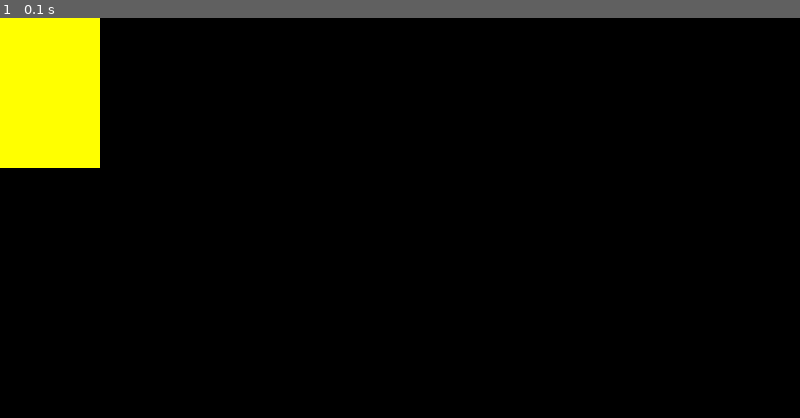
Above: before the commit, frame 1.
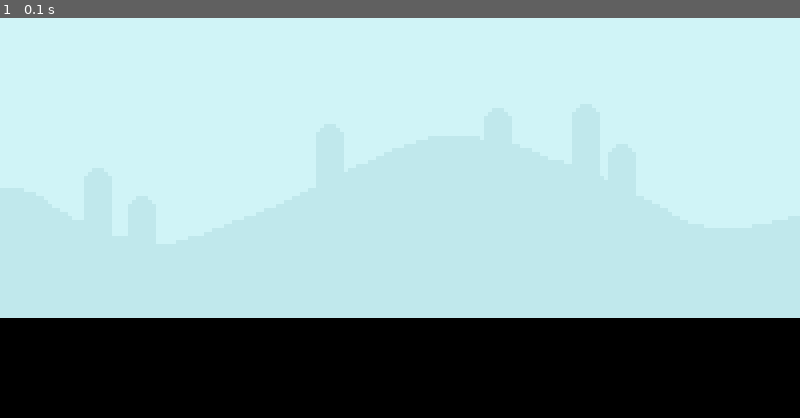
Above: after the commit, the same moment.

Repository: IvanNakov10/Pygame
Game: pygame game, started from pygame.py
Two runs of this game, one before a commit and one after it. Both use one fixed random seed, a clock stepped at 60 frames per second and the inputs below.
Inputs:
- Up to frame 1 (0.1 s): no input

The runs differ from the first frame. In frame 1, 75% of the frame differs, in the area x 0-100%, y 0-75%.

Commit message:
background img

Diff:
--- a/pygame.py
+++ b/pygame.py
@@ -5,8 +5,7 @@
 Screen = pygame.display.set_mode((800, 400))
 pygame.display.set_caption('Game one')
 clock = pygame.time.Clock()
-surface = pygame.Surface((100, 150))
-surface.fill('Yellow')
+surface = pygame.image.load('Pygame/graphics/Sky.png')
 while True:
     for event in pygame.event.get():
         if event.type == pygame.QUIT:
